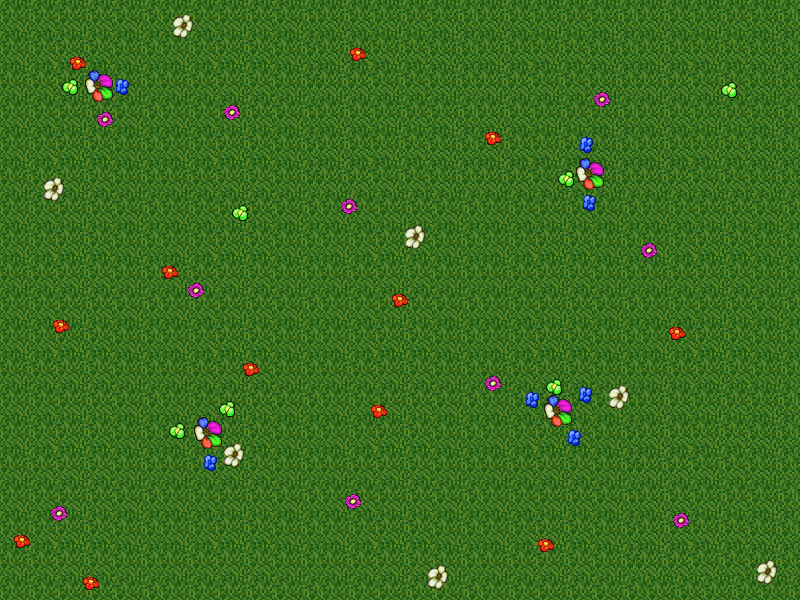
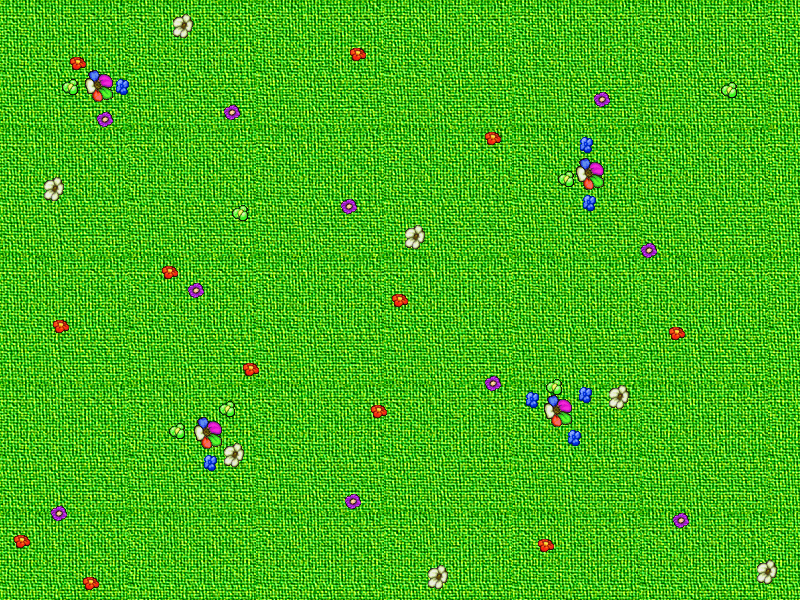
The second (800, 600) image is a revision of the first. Changes to its layers:
painted on "Layer 1" over [51, 92, 689, 528]
painted on "Background" over [0, 0, 800, 600]
